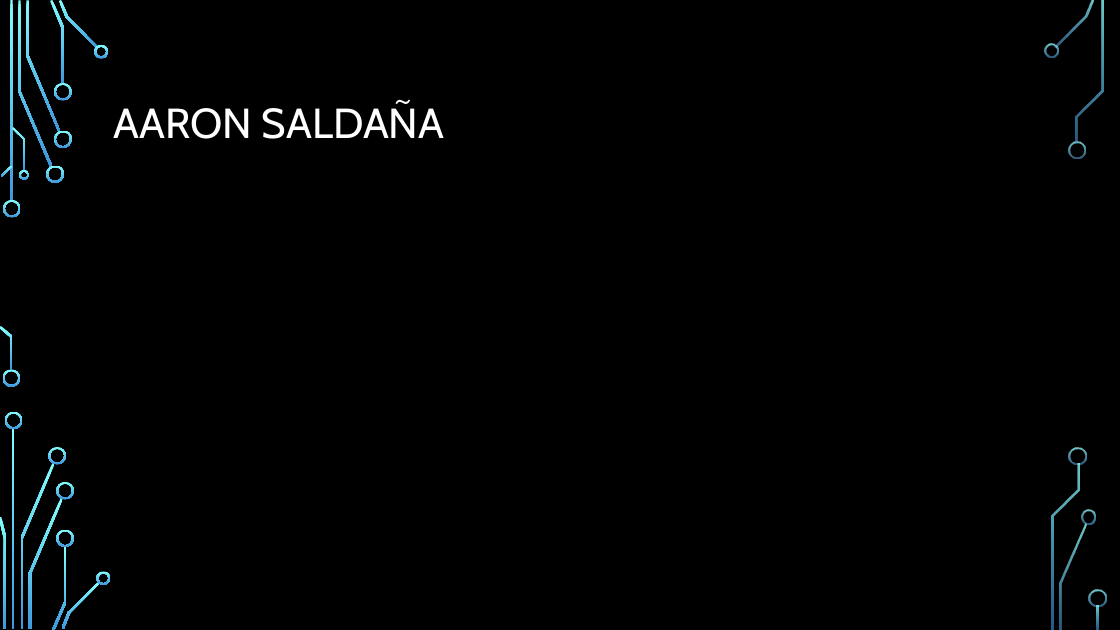
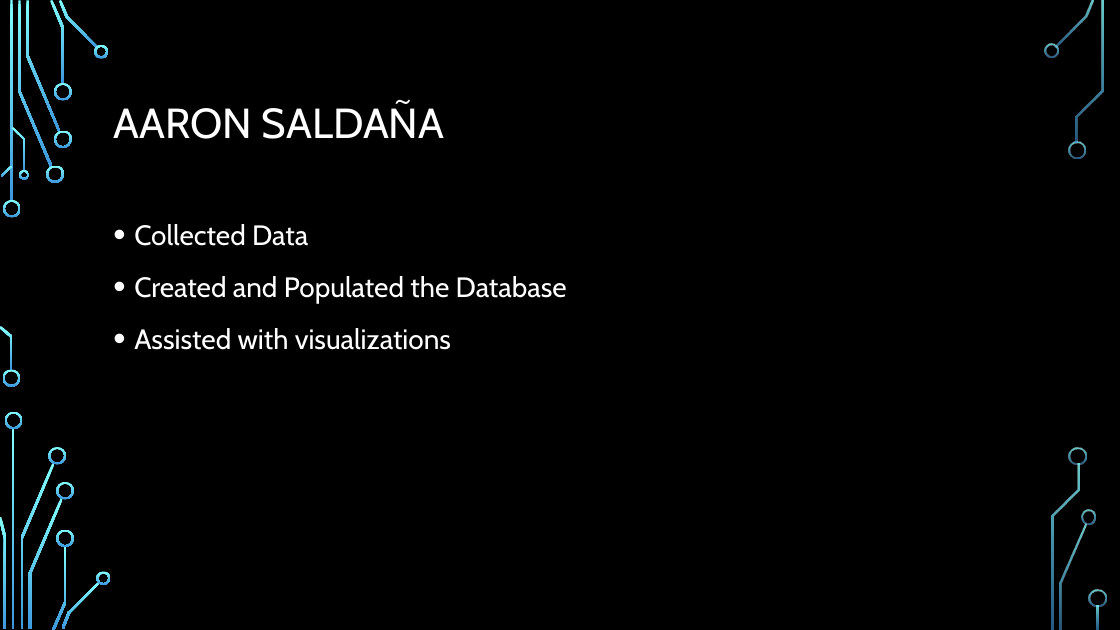
Before and after one commit to pdiemi/mibrary, a slide deck: slide 7 of Mibrary.pptx. Drawn at 1120x630 pixels with LibreOffice and Linux fonts; fonts in the diff are those of the drawing; background and template pictures are left out. Boxes give left, top, right and bottom in pixels: in the first picture for what was removed or moved away, otherwise in the second. Text is boxed around its words. In the diff, an @@ line names an element or a change of style, - is before the commit and + after.

Commit message:
Update ppt

```diff
--- a/Mibrary.pptx
+++ b/Mibrary.pptx
@@ text added at box(134, 224, 567, 350), 24 pt, text #FFFFFF @@
+• Collected Data
+• Created and Populated the Database
+• Assisted with visualizations
```
